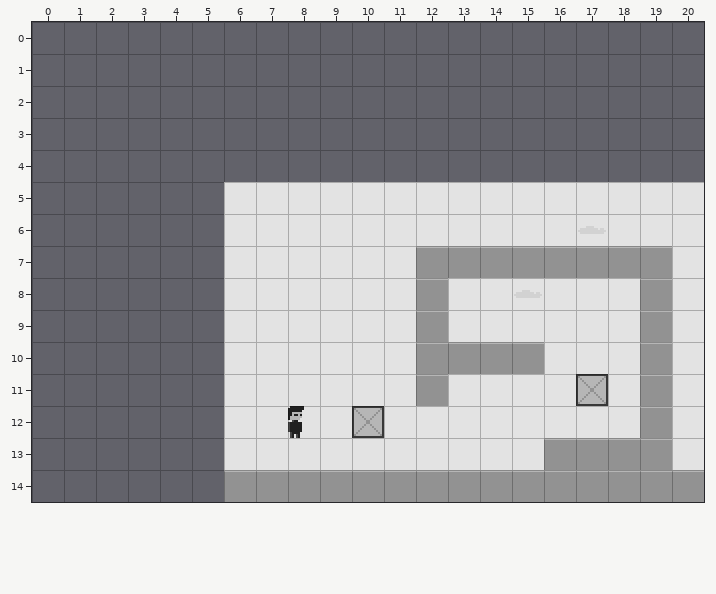
Tiled map: game/levels/level_0.tmx. This is how it looked before the edit.
Cells are 16x16 px. Shown: x 0..20, y 0..14. The old version is drawn lined up with the new one.
The same view after the edit:
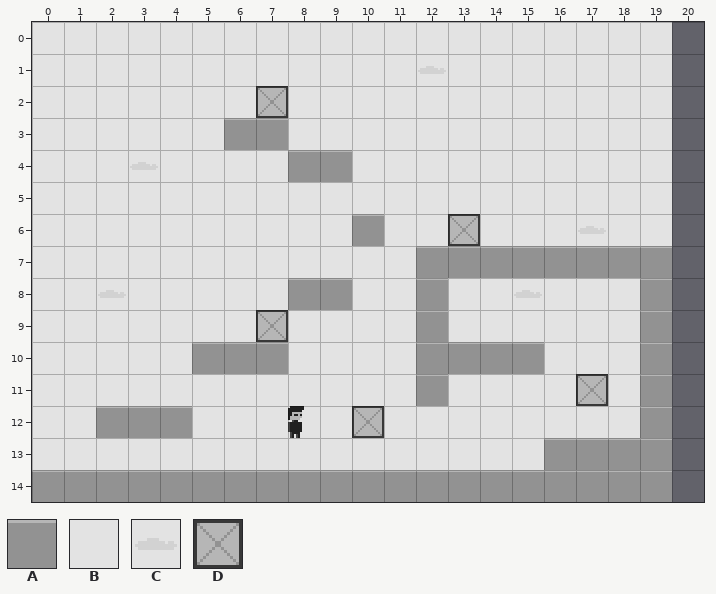
Key: from "sprites-scetch": A 0, B 2, C 3, D 9.
_ is an empty cell, # one hidden under a higher layer, . an unchanged one.
Change:
map size 15x10 -> 20x15 cells (old content now starts at 6,5; both pictures use the new coordinates)
--- layer "background"
@@ x 0..20 @@
- 0 ____________________.
- 1 ____________________.
- 2 _______.____________.
- 3 ______..____________.
- 4 ________..__________.
- 5 ______..............B
- 6 ______..............B
- 7 ______..............B
- 8 ______..............B
- 9 ______..............B
-10 _____...............B
-11 ______..............B
-12 __..._..............B
-13 ______..............B
-14 ....................#
+ 0 BBBBBBBBBBBBBBBBBBBB.
+ 1 BBBBBBBBBBBBCBBBBBBB.
+ 2 BBBBBBB.BBBBBBBBBBBB.
+ 3 BBBBBB..BBBBBBBBBBBB.
+ 4 BBBCBBBB..BBBBBBBBBB.
+ 5 BBBBBB.............._
+ 6 BBBBBB.............._
+ 7 BBBBBB.............._
+ 8 BBCBBB.............._
+ 9 BBBBBB.............._
+10 BBBBB..............._
+11 BBBBBB.............._
+12 BB...B.............._
+13 BBBBBB.............._
+14 ...................._
--- layer "ground"
@@ x 6..9 @@
- 3 __..
- 4 ..__
+ 3 AA..
+ 4 ..AA
@@ x 10..10 @@
- 6 _
+ 6 A
@@ x 8..9 @@
- 8 __
+ 8 AA
@@ x 5..7 @@
-10 ___
+10 AAA
@@ x 2..4 @@
-12 ___
+12 AAA
@@ x 0..20 @@
-14 ______..............A
+14 AAAAAA.............._
--- layer "objects"
@@ x 7..7 @@
- 2 _
+ 2 D
@@ x 13..13 @@
- 6 _
+ 6 D
@@ x 7..7 @@
- 9 _
+ 9 D
